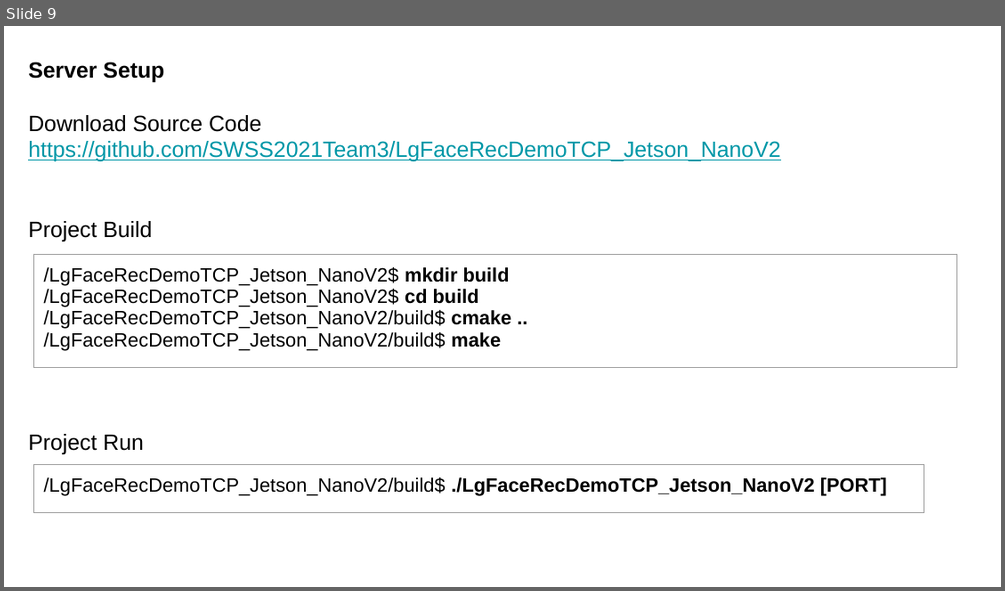
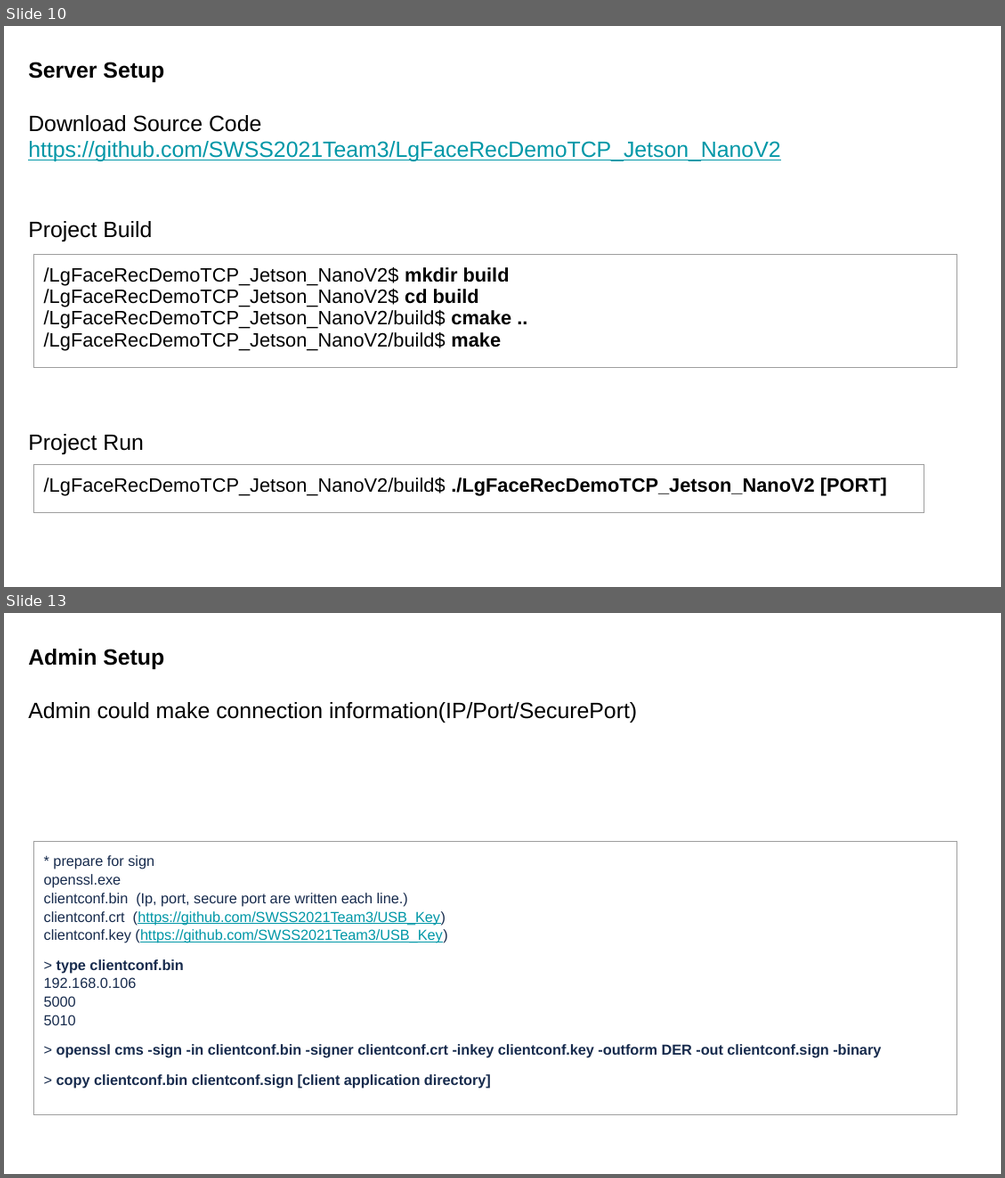
Before and after one commit to SWSS2021Team3/ProjectDocuments, a slide deck: AACS_Setup_Manual.pptx. Shown one above the other, each under a label of ours: slide 9 before the commit, slides 10 and 13 after it; the slides between them are not shown. The pictures are 1005x591 and 1005x1178 pixels, drawn with LibreOffice and Linux fonts; fonts in the diff are those of the drawing. Boxes give left, top, right and bottom in pixels: in the first picture for what was removed or moved away, otherwise in the second. Text is boxed around its words. In the diff, an @@ line names an element or a change of style, - is before the commit and + after.

```diff
--- a/AACS_Setup_Manual.pptx
+++ b/AACS_Setup_Manual.pptx
@@ slide 13 added at [4,613,1001,1174], background #FFFFFF @@
@@ text added at [28,649,637,722], 16 pt, text #000000 @@
+Admin Setup
+Admin could make connection information(IP/Port/SecurePort)
@@ table added at [34,841,957,1168], 1 rows, 1 columns @@
+* prepare for sign / openssl.exe / clientconf.bin (Ip, port, secure port are written each line.) / clientconf.crt (https://github.com/SWSS2021Team3/USB_Key) / clientconf.key (https://github.com/SWSS2021Team3/USB_Key) / > type clientconf.bin 192.168.0.106 5000 5010 / > openssl cms -sign -in clientconf.bin -signer clientconf.crt -inkey clientconf.key -outform DER -out clientconf.sign -binary / > copy clientconf.bin clientconf.sign [client application directory]
@@ what was slide 9 is now slide 10 @@
```
Also in this commit, not shown: 1 slide changed, 3 other slides added, 2 slides removed, 12 other files.
